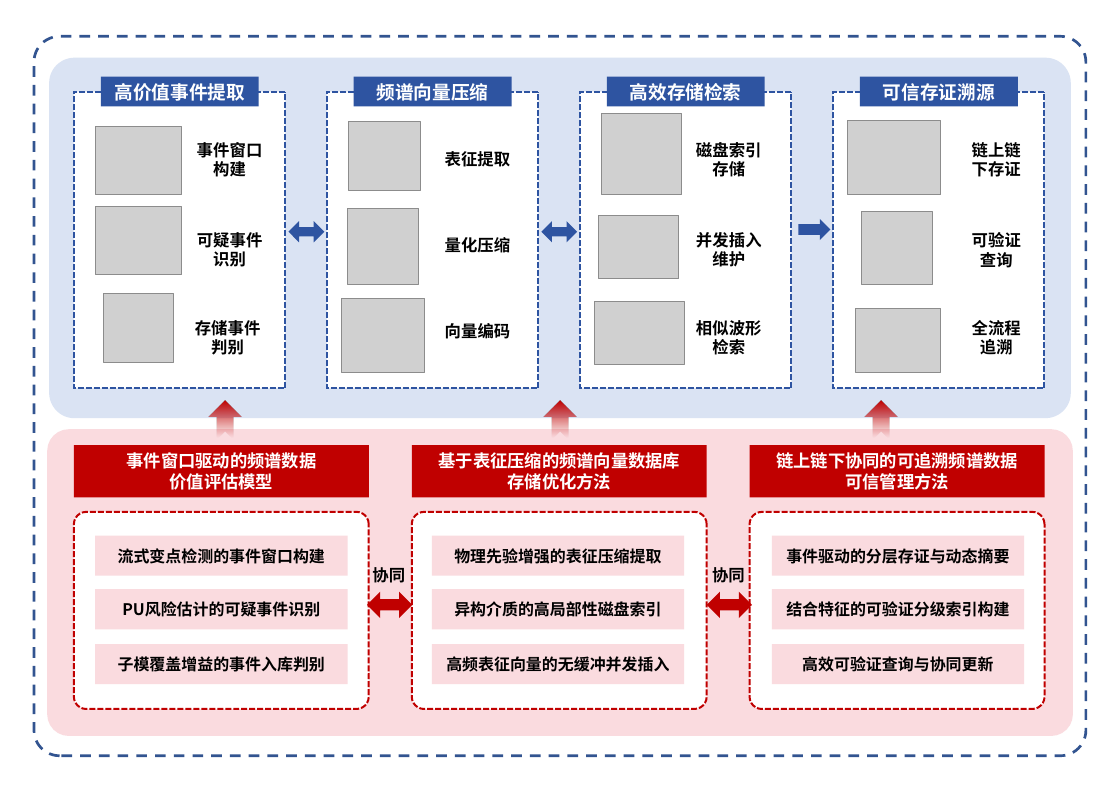
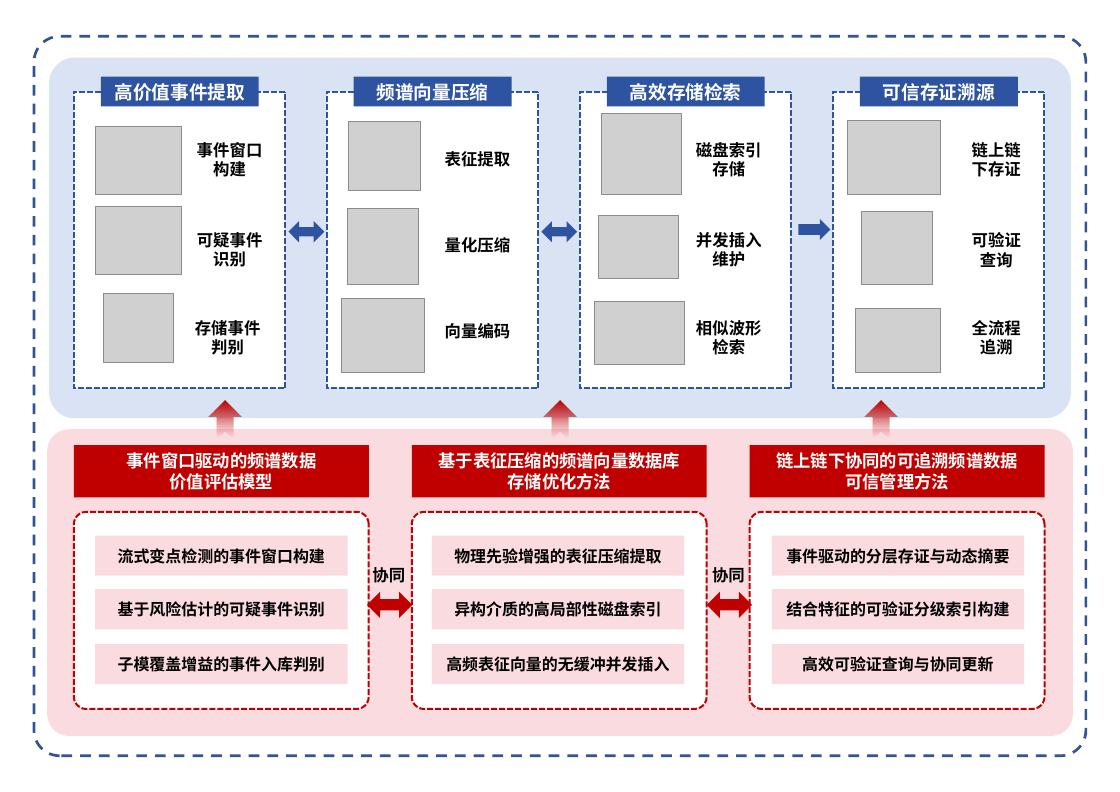
Before and after one commit to yeshu8zpf/NSFC_MCI, a slide deck: slide 1 of 军民融合/ppt/2.pptx. Drawn at 1120x792 pixels with LibreOffice and Linux fonts; fonts in the diff are those of the drawing; grey boxes stand for pictures. Boxes give left, top, right and bottom in pixels: in the first picture for what was removed or moved away, otherwise in the second. Text is boxed around its words. In the diff, an @@ line names an element or a change of style, - is before the commit and + after.

```diff
--- a/军民融合/ppt/2.pptx
+++ b/军民融合/ppt/2.pptx
@@ text in rounded rectangle at (118,601,325,617): text changed @@
-PU风险估计的可疑事件识别
+基于风险估计的可疑事件识别
```
Also in this commit, not shown: 1 other file.
